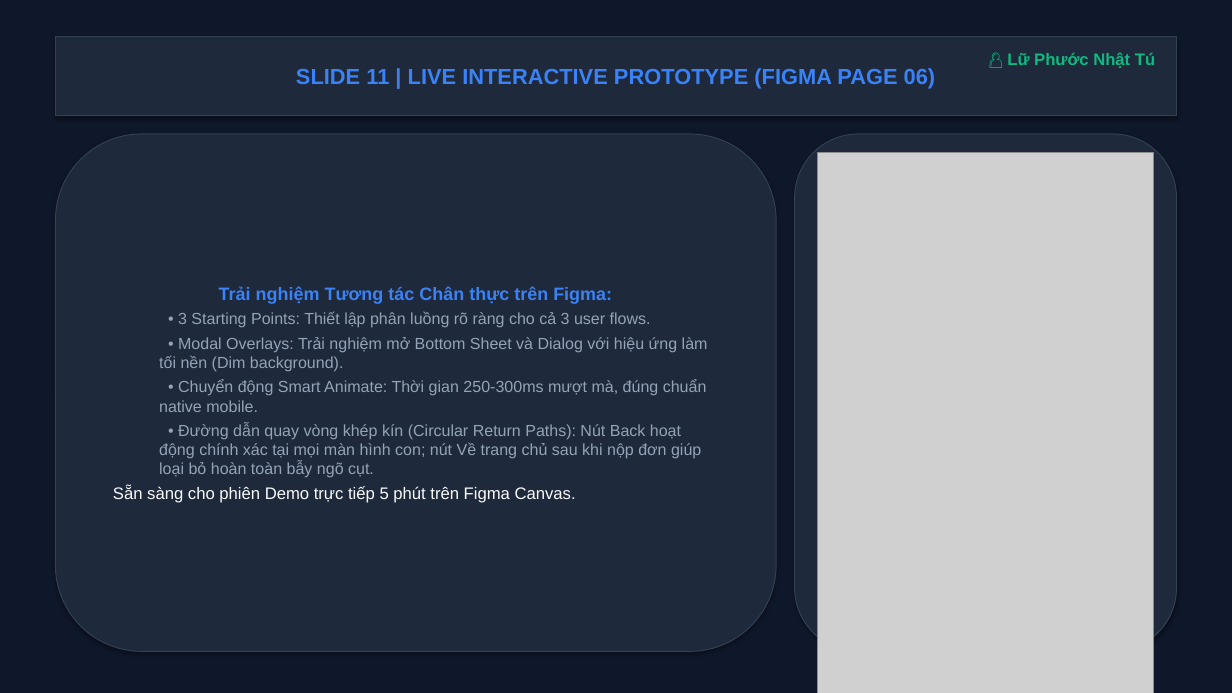
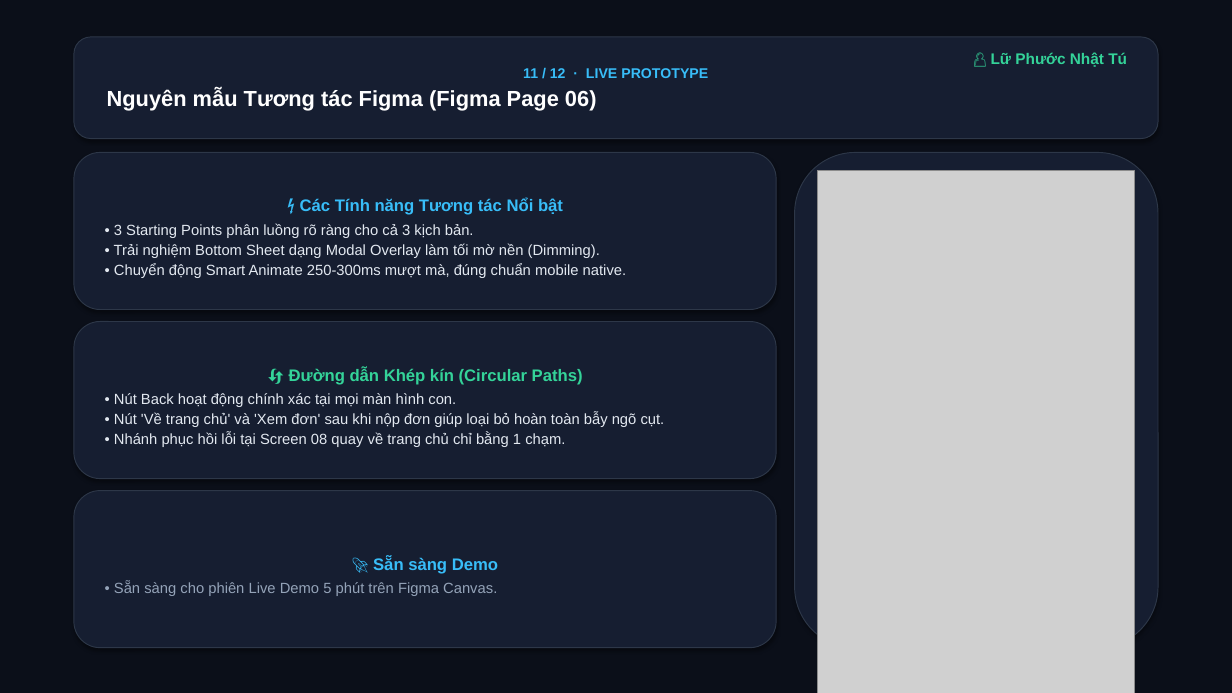
Before and after one commit to LuTu-2004/prm323-lab2-group4, a slide deck: slide 11 of docs/PRM323_Lab2_Nhom4_Slides.pptx. Drawn at 1232x693 pixels with LibreOffice and Linux fonts; fonts in the diff are those of the drawing; grey boxes stand for pictures. Boxes give left, top, right and bottom in pixels: in the first picture for what was removed or moved away, otherwise in the second. Text is boxed around its words. In the diff, an @@ line names an element or a change of style, - is before the commit and + after.

Commit message:
refactor(docs): redesign slides with clean 3-card layout, balanced spacing, and high contrast visual hierarchy

```diff
--- a/docs/PRM323_Lab2_Nhom4_Slides.pptx
+++ b/docs/PRM323_Lab2_Nhom4_Slides.pptx
@@ rectangle at [0, 0, 1232, 693]: fill #0F172A to #0B0F19; outline #0F172A 0.75 pt to none @@
@@ rounded rectangle "11 / 12 · LIVE ...": place and size @@
-rounded rectangle "11 / 12 · LIVE ..." at [55, 37, 1177, 116]
+rounded rectangle "11 / 12 · LIVE ..." at [74, 37, 1158, 139]
@@ rounded rectangle "11 / 12 · LIVE ..." at [74, 37, 1158, 139]: rectangle to rounded rectangle; fill #1E293B to #161E31; outline #334155 0.75 pt to #2D3748 0.75 pt @@
@@ text "👤 Lữ Phước Nhật Tú": place and size @@
-text "👤 Lữ Phước Nhật Tú" at [1007, 52, 1155, 68]
+text "👤 Lữ Phước Nhật Tú" at [991, 52, 1127, 67]
@@ text "👤 Lữ Phước Nhật Tú" at [991, 52, 1127, 67]: size 13 to 12 pt, text colour #10B981 to #34D399 @@
@@ text in rounded rectangle at [107, 68, 708, 110]: text changed; text colour #3B82F6 to #FFFFFF @@
-SLIDE 11 | LIVE INTERACTIVE PROTOTYPE (FIGMA PAGE 06)
+11 / 12 · LIVE PROTOTYPE
+Nguyên mẫu Tương tác Figma (Figma Page 06)
@@ rounded rectangle "⚡ Các Tính năng Tương ...": place and size @@
-rounded rectangle "⚡ Các Tính năng Tương ..." at [55, 134, 776, 652]
+rounded rectangle "⚡ Các Tính năng Tương ..." at [74, 152, 776, 310]
@@ rounded rectangle "⚡ Các Tính năng Tương ..." at [74, 152, 776, 310]: fill #1E293B to #161E31; outline #334155 0.75 pt to #2D3748 0.75 pt @@
@@ rounded rectangle at [795, 152, 1158, 648]: fill #1E293B to #161E31; outline #334155 0.75 pt to #2D3748 0.75 pt @@
@@ rounded rectangle: place and size @@
-rounded rectangle at [795, 134, 1177, 652]
+rounded rectangle at [795, 152, 1158, 648]
@@ picture: place and size @@
-picture at [818, 152, 1153, 693]
+picture at [818, 171, 1135, 693]
@@ text in rounded rectangle at [114, 198, 627, 278]: text changed; size 12.5 to 11.5 pt; text colour #94A3B8 to #E2E8F0 @@
-Trải nghiệm Tương tác Chân thực trên Figma:
-  • 3 Starting Points: Thiết lập phân luồng rõ ràng cho cả 3 user flows.
-  • Modal Overlays: Trải nghiệm mở Bottom Sheet và Dialog với hiệu ứng làm tối nền (Dim background).
-  • Chuyển động Smart Animate: Thời gian 250-300ms mượt mà, đúng chuẩn native mobile.
-  • Đường dẫn quay vòng khép kín (Circular Return Paths): Nút Back hoạt động chính xác tại mọi màn hình con; nút Về trang chủ sau khi nộp đơn giúp loại bỏ hoàn toàn bẫy ngõ cụt.
-Sẵn sàng cho phiên Demo trực tiếp 5 phút trên Figma Canvas.
+⚡ Các Tính năng Tương tác Nổi bật
+• 3 Starting Points phân luồng rõ ràng cho cả 3 kịch bản.
+• Trải nghiệm Bottom Sheet dạng Modal Overlay làm tối mờ nền (Dimming).
+• Chuyển động Smart Animate 250-300ms mượt mà, đúng chuẩn mobile native.
@@ rounded rectangle added at [74, 322, 776, 479], fill #161E31, outline #2D3748 0.75 pt, 11.5 pt, text #E2E8F0 @@
+🔄 Đường dẫn Khép kín (Circular Paths)
+• Nút Back hoạt động chính xác tại mọi màn hình con.
+• Nút 'Về trang chủ' và 'Xem đơn' sau khi nộp đơn giúp loại bỏ hoàn toàn bẫy ngõ cụt.
+• Nhánh phục hồi lỗi tại Screen 08 quay về trang chủ chỉ bằng 1 chạm.
@@ rounded rectangle added at [74, 491, 776, 648], fill #161E31, outline #2D3748 0.75 pt, 11.5 pt, text #94A3B8 @@
+🚀 Sẵn sàng Demo
+• Sẵn sàng cho phiên Live Demo 5 phút trên Figma Canvas.
```
Also in this commit, not shown: 11 other slides changed, 1 other file.
